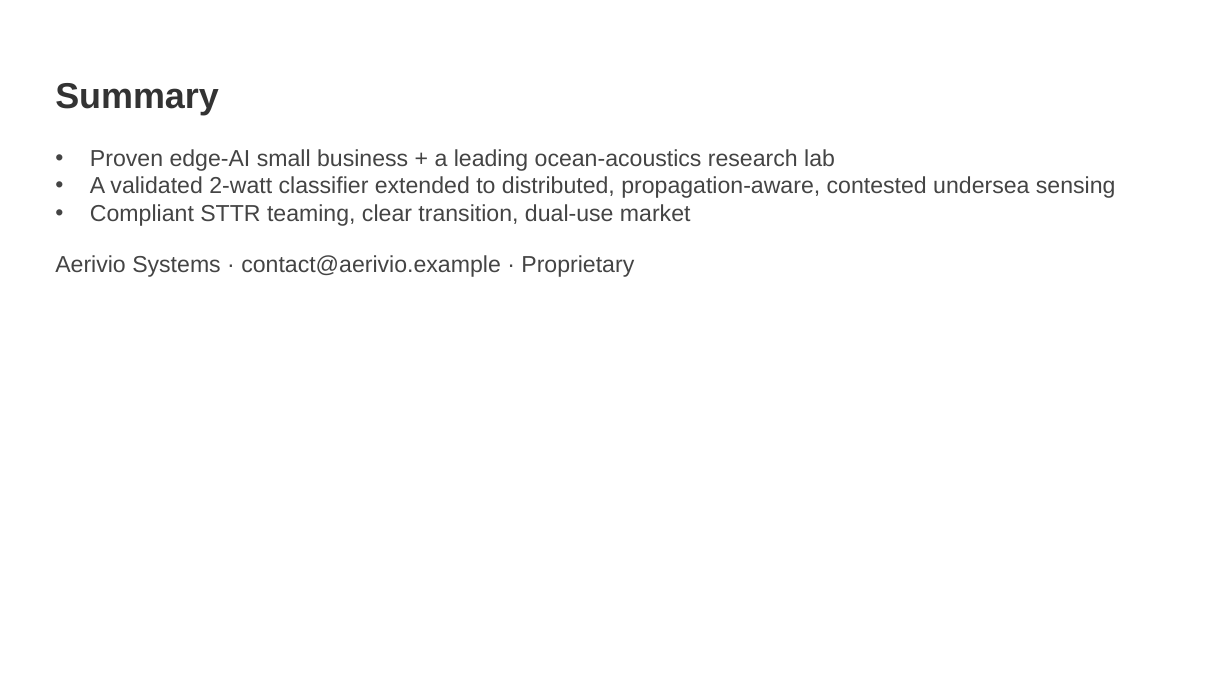
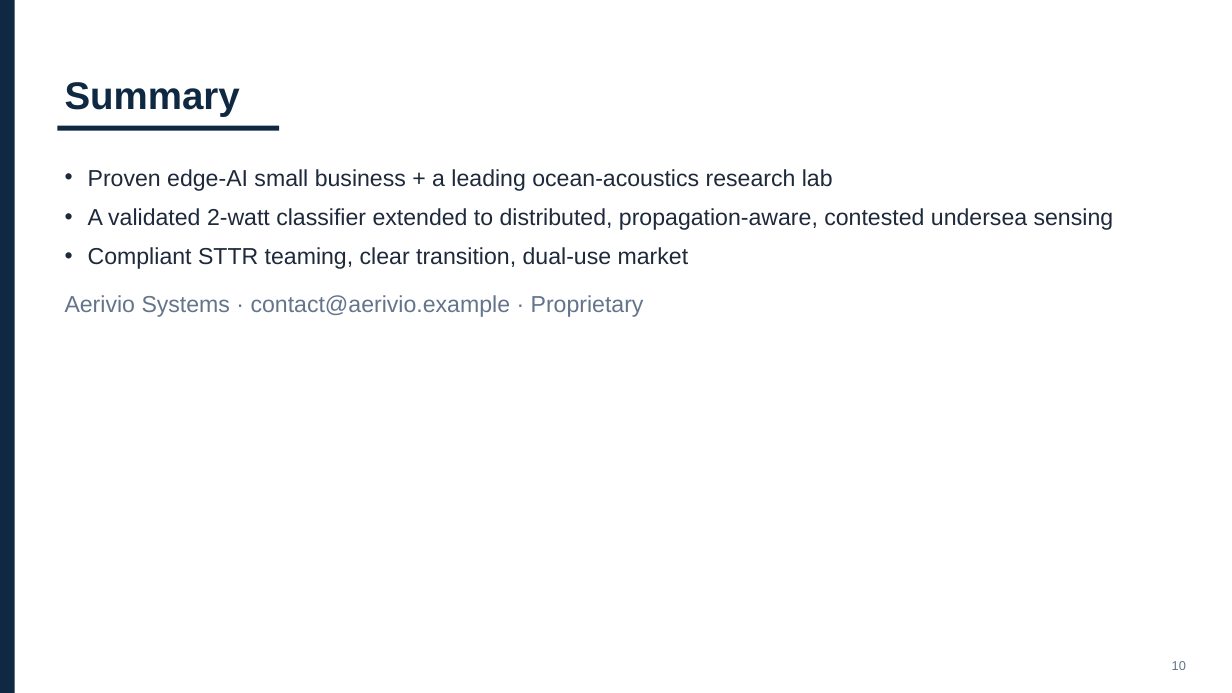
Before and after one commit to ubi-wagner/govwin, a slide deck: slide 10 of docs/sample-proposal-navy-sttr/Aerivio_Navy_STTR_Company_Overview.pptx. Drawn at 1232x693 pixels with LibreOffice and Linux fonts; fonts in the diff are those of the drawing. Boxes give left, top, right and bottom in pixels: in the first picture for what was removed or moved away, otherwise in the second. Text is boxed around its words. In the diff, an @@ line names an element or a change of style, - is before the commit and + after.

```diff
--- a/docs/sample-proposal-navy-sttr/Aerivio_Navy_STTR_Company_Overview.pptx
+++ b/docs/sample-proposal-navy-sttr/Aerivio_Navy_STTR_Company_Overview.pptx
@@ rectangle added at <box>0,0,15,693</box>, fill #0F2942 @@
@@ text "Summary": place and size @@
-text "Summary" at <box>55,83,219,115</box>
+text "Summary" at <box>65,82,240,117</box>
@@ text "Summary" at <box>65,82,240,117</box>: size 28 to 30 pt, text colour #333333 to #0F2942 @@
@@ rectangle added at <box>57,126,279,131</box>, fill #0F2942 @@
@@ text "Proven edge-AI small business + ...": place and size @@
-text "Proven edge-AI small business + ..." at <box>90,149,1116,226</box>
+text "Proven edge-AI small business + ..." at <box>88,169,1114,269</box>
@@ text "Proven edge-AI small business + ..." at <box>88,169,1114,269</box>: text colour #444444 to #1E293B; indent changed; line spacing 1 to 1.05; more space between paragraphs @@
@@ text "Aerivio Systems · contact@aerivio.example · ...": place and size @@
-text "Aerivio Systems · contact@aerivio.example · ..." at <box>55,255,634,277</box>
+text "Aerivio Systems · contact@aerivio.example · ..." at <box>65,295,644,317</box>
@@ text "Aerivio Systems · contact@aerivio.example · ..." at <box>65,295,644,317</box>: text colour #444444 to #64748B @@
@@ text added at <box>1172,661,1186,670</box>, 10 pt, text #64748B @@
+10
```
Also in this commit, not shown: 9 other slides changed, 25 other files.
